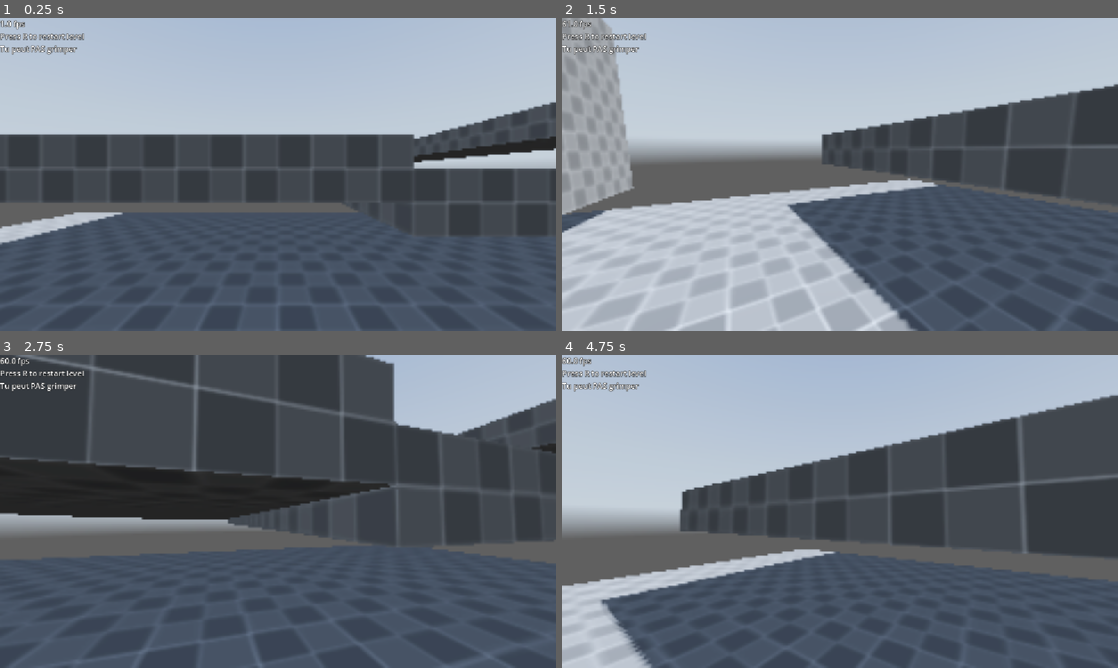
Above: before the commit, frames 1-4 (two rows, left to right).
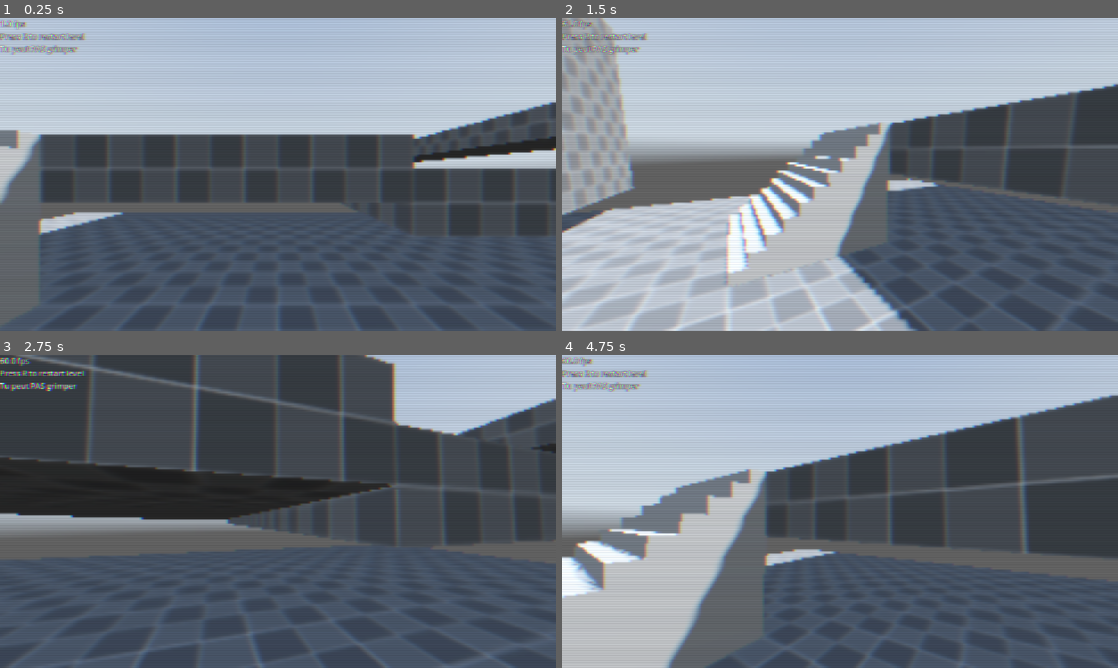
Above: after the commit, the same moments.

Repository: NitenOS/FirstPersonneTemplate
Game: Godot game, scene res://level.tscn
Same seed, same stepped clock (60 frames per second), same inputs: the game is played once before the commit and once after it. A sky picture missing from this copy of the repository is replaced by a grey-blue gradient.
Inputs (mouse positions are in pixels of both pictures, inside the frame that each line leads up to):
- Up to frame 1 (0.25 s): no input
- Up to frame 2 (1.5 s): tap R (restart_level) at 0.5, 1.25 s; move the mouse to (962, 158) at 0.52 s; hold E (lean_right) 0.53-1.28 s; hold Ctrl (crouch) 0.53-1.28 s; click (962, 158) at 0.67 s; tap Space (jump) at 0.77, 1.07 s; tap Shift (sprint) at 0.8, 1.35 s; move the mouse to (812, 174) at 1.27 s; hold W (move_forward) from 1.28 s (still down)
- Up to frame 3 (2.75 s): keep holding W (move_forward); tap Space (jump) at 1.52, 1.55, 1.82, 2.1 s; tap R (restart_level) at 2 s; move the mouse to (289, 505) at 2.02 s; hold Ctrl (crouch) from 2.03 s (still down)
- Up to frame 4 (4.75 s): keep holding W (move_forward); tap R (restart_level) at 2.75, 3.5, 4.25 s; move the mouse to (834, 517) at 2.77 s; release Ctrl (crouch) at 2.78 s; tap Ctrl (crouch) at 2.85, 4.35 s; tap Space (jump) at 3.02, 3.32, 3.77, 3.8, 4.07, 4.52 s; tap Shift (sprint) at 3.05 s; move the mouse to (878, 514) at 3.52 s; hold Shift (sprint) 3.53-4.28 s; move the mouse to (795, 508) at 4.27 s

The runs differ from the first frame. In frame 1, 3.9% of the frame differs, in the area x 0-100%, y 0-98%; in frame 2, 9.0%; in frame 3, 1.0%; in frame 4, 15%, in the area x 0-99%, y 0-100%.

Commit message:
Push escalier
- Ajout dans le code permetant la monté et déscente d'escalier et autre marche (code a clean dans le futur) après plusieurs façons de faire différente
- Ajout d'un shader CRT basique mais fonctionel

Diff:
--- /dev/null
+++ b/Node/CSGStairMaker3D.tscn
@@ -0,0 +1,64 @@
+[gd_scene load_steps=2 format=3 uid="uid://bak8ltrhbmlv5"]
+
+[sub_resource type="GDScript" id="GDScript_0eugj"]
+script/source = "@tool
+extends CSGBox3D
+
+@export var num_stairs : int = 10
+
+var _cur_num_stairs = -1
+var _cur_size : Vector3
+
+func make_stairs():
+	#if not Engine.is_editor_hint():
+		#return
+	#
+	num_stairs = clampi(num_stairs, 0, 999)
+
+	var stairs_poly = $StairsSubtractCSG#add_fresh_stairs_csg_poly()
+
+	var point_arr : PackedVector2Array = PackedVector2Array()
+	var step_height = self.size.y / num_stairs
+	var step_width = self.size.x / num_stairs
+
+	if num_stairs == 0:
+		# For 0 stairs make a ramp
+		point_arr.append(Vector2(self.size.x, self.size.y))
+		point_arr.append(Vector2(0, self.size.y))
+		point_arr.append(Vector2(0, 0))
+	else:
+		# Creating the points for the stairs polygon
+		for i in range(num_stairs - 1):
+			point_arr.append(Vector2(i * step_width, (i + 1) * step_height))
+			if i < num_stairs:
+				point_arr.append(Vector2((i + 1) * step_width, (i + 1) * step_height))
+
+		# Closing the polygon by adding the last two points
+		point_arr.append(Vector2(self.size.x - step_width, self.size.y))
+		point_arr.append(Vector2(0, self.size.y))
+
+	stairs_poly.polygon = point_arr
+
+	stairs_poly.depth = self.size.z
+
+	stairs_poly.position.z = self.size.z / 2.0
+	stairs_poly.position.y = -self.size.y / 2.0
+	stairs_poly.position.x = -self.size.x / 2.0
+
+	_cur_num_stairs = num_stairs
+	_cur_size = self.size
+
+# Called every frame. 'delta' is the elapsed time since the previous frame.
+func _process(_delta):
+	if _cur_num_stairs != num_stairs or _cur_size != self.size:
+		make_stairs()
+"
+
+[node name="CSGStairMaker3D" type="CSGBox3D"]
+script = SubResource("GDScript_0eugj")
+num_stairs = 4
+
+[node name="StairsSubtractCSG" type="CSGPolygon3D" parent="."]
+transform = Transform3D(1, 0, 0, 0, 1, 0, 0, 0, 1, -0.5, -0.5, 0.5)
+operation = 2
+polygon = PackedVector2Array(0, 0.25, 0.25, 0.25, 0.25, 0.5, 0.5, 0.5, 0.5, 0.75, 0.75, 0.75, 0.75, 1, 0, 1)
--- /dev/null
+++ b/Node/crtEffect.tscn
@@ -0,0 +1,24 @@
+[gd_scene load_steps=3 format=3 uid="uid://15ia4slaxyry"]
+
+[ext_resource type="Shader" uid="uid://dmx3v4jixnpp1" path="res://Shader/shaderCrtEffect.gdshader" id="1_b6tsf"]
+
+[sub_resource type="ShaderMaterial" id="ShaderMaterial_k7117"]
+shader = ExtResource("1_b6tsf")
+shader_parameter/scanline_color = Color(0, 0, 0, 1)
+shader_parameter/flicker_color = Color(0, 0, 0, 1)
+shader_parameter/scanlines_count = 10.0
+shader_parameter/scanlines_intensity = 0.05
+shader_parameter/flicker_speed = 30.0
+shader_parameter/flicker_intensity = 0.025
+shader_parameter/color_offset = 1.5
+shader_parameter/blur = 0.15
+
+[node name="CanvasLayer" type="CanvasLayer"]
+
+[node name="ColorRect" type="ColorRect" parent="."]
+material = SubResource("ShaderMaterial_k7117")
+anchors_preset = 15
+anchor_right = 1.0
+anchor_bottom = 1.0
+grow_horizontal = 2
+grow_vertical = 2
--- a/Node/player.tscn
+++ b/Node/player.tscn
@@ -98,7 +98,13 @@
 &"landing": SubResource("Animation_pdrn0")
 }
 
+[sub_resource type="SeparationRayShape3D" id="SeparationRayShape3D_0rnl3"]
+
+[sub_resource type="CylinderShape3D" id="CylinderShape3D_0rnl3"]
+height = 0.1
+
 [node name="CharacterBody3D" type="CharacterBody3D"]
+floor_snap_length = 0.0
 script = ExtResource("1_q6ses")
 
 [node name="CS_Standup" type="CollisionShape3D" parent="."]
@@ -138,3 +144,19 @@
 [node name="RC_Up_View" type="RayCast3D" parent="."]
 transform = Transform3D(1, 0, 0, 0, 1, 0, 0, 0, 1, 0, 3.2, 0)
 target_position = Vector3(0, 0, -1)
+
+[node name="CollisionShape3D" type="CollisionShape3D" parent="."]
+transform = Transform3D(1, 0, 0, 0, -4.371139e-08, -1, 0, 1, -4.371139e-08, 0.1780231, 1.0858505, -0.719074)
+shape = SubResource("SeparationRayShape3D_0rnl3")
+disabled = true
+
+[node name="SC_Stairs" type="ShapeCast3D" parent="."]
+transform = Transform3D(1, 0, 0, 0, 1, 0, 0, 0, 1, 0, 0.65, 0)
+shape = SubResource("CylinderShape3D_0rnl3")
+
+[node name="RC_Stairs_Ahead" type="RayCast3D" parent="."]
+transform = Transform3D(1, 0, 0, 0, 1, 0, 0, 0, 1, 0, 0.5519589, -0.75360924)
+target_position = Vector3(0, -0.55, 0)
+
+[node name="RC_Stairs_Below" type="RayCast3D" parent="."]
+target_position = Vector3(0, -0.75, 0)
--- a/Script/player.gd
+++ b/Script/player.gd
@@ -19,6 +19,17 @@
 
 @export var standupCamera : float = 1.7
 @export var crouchCamera : float = 1.2
+
+# General var
+var isGrounded : bool = false
+
+# Stairs moving component
+@onready var scStairs: ShapeCast3D = $SC_Stairs
+@onready var rcStairsAhead: RayCast3D = $RC_Stairs_Ahead
+@onready var rcStairsBelow: RayCast3D = $RC_Stairs_Below
+const MAX_STEP_HEIGHT = 0.5
+var snappedToStairsLastFrame : bool = false
+var lastFrameWasOnFloor : float = -INF
 
 # Speed var
 var currentSpeed : float = 5.0
@@ -67,7 +78,7 @@
 	var input_dir := Input.get_vector("move_left", "move_right", "move_forward", "move_backward")
 
 	# Add the gravity.
-	if not is_on_floor():
+	if not is_on_ground():
 		velocity += get_gravity() * delta
 
 	# Climb Logic
@@ -84,7 +95,7 @@
 		DebugLayer.debugText = str("Tu peut PAS grimper")
 
 	# Handle jump.
-	if Input.is_action_just_pressed("jump") and is_on_floor() and !canClimbing:
+	if Input.is_action_just_pressed("jump") and is_on_ground() and !canClimbing:
 		animationPlayer.play("jump")
 		velocity.y = JUMP_VELOCITY
 		isSliding = false
@@ -94,14 +105,14 @@
 
 		# States logic
 	# Crouch logic
-	if Input.is_action_pressed("crouch") and is_on_floor():
+	if Input.is_action_pressed("crouch") and is_on_ground():
 		currentSpeed = lerp(currentSpeed, CROUCH_SPEED, delta * lerpSpeed)
 		head.position.y = lerp(head.position.y, crouchCamera, delta*lerpSpeed)
 		csStandup.disabled = true
 		csCrouch.disabled = false
 
 		# Slide begin logic
-		if isSprinting and input_dir != Vector2.ZERO and is_on_floor():
+		if isSprinting and input_dir != Vector2.ZERO and is_on_ground():
 			isSliding = true
 			timerSlide.start()
 			slideVector = input_dir
@@ -109,7 +120,7 @@
 			pass
 
 		isWalking = false
-		if is_on_floor(): isSprinting = false
+		if is_on_ground(): isSprinting = false
 		isCrouching = true
 
 	# Sprint logic begin
@@ -124,7 +135,7 @@
 		isCrouching = false
 
 	# Walking logic
-	elif !Input.is_action_pressed("sprint") and !Input.is_action_pressed("crouch") and !rcUpCrouch.is_colliding() and is_on_floor():
+	elif !Input.is_action_pressed("sprint") and !Input.is_action_pressed("crouch") and !rcUpCrouch.is_colliding() and is_on_ground():
 		head.position.y = lerp(head.position.y, standupCamera, delta*lerpSpeed)
 		csStandup.disabled = false
 		csCrouch.disabled = true
@@ -152,7 +163,7 @@
 		headBobbingCurrentIntensity = HEAD_BOBBING_CROUCHING_INTENSITY
 		headBobbingIndex += HEAD_BOBBING_CROUCHING_SPEED * delta
 
-	if is_on_floor() and !isSliding and input_dir != Vector2.ZERO:
+	if is_on_ground() and !isSliding and input_dir != Vector2.ZERO:
 		headBobbingVector.y = sin(headBobbingIndex)
 		headBobbingVector.x = sin(headBobbingIndex/2) + 0.5
 
@@ -169,7 +180,7 @@
 	neck.rotation.z = lerp(neck.rotation.z, deg_to_rad(-22 * leanDirection), lerpSpeed * delta)
 
 	# Direction movement logic
-	if is_on_floor():
+	if is_on_ground():
 		direction = lerp(direction,(transform.basis * Vector3(input_dir.x, 0, input_dir.y)).normalized(), delta * lerpSpeed)
 	else:
 		if input_dir != Vector2.ZERO:
@@ -186,7 +197,38 @@
 		velocity.x = move_toward(velocity.x, 0, currentSpeed)
 		velocity.z = move_toward(velocity.z, 0, currentSpeed)
 
-	move_and_slide()
+	# Stairs logic v1
+	#scStairs.global_position.x = global_position.x + velocity.x * delta
+	#scStairs.global_position.z = global_position.z + velocity.z * delta
+	#
+	#if is_on_ground():
+		#scStairs.target_position.y = -1
+	#else:
+		#scStairs.target_position.y = -0.45
+		#
+	#var query = PhysicsShapeQueryParameters3D.new()
+	#query.exclude = [self]
+	#query.shape = scStairs.shape
+	#query.transform = scStairs.global_transform
+	#var result = get_world_3d().direct_space_state.intersect_shape(query, 1)
+	#if !result:
+		#scStairs.force_shapecast_update()
+	#DebugLayer.debugText = str(bool(!result)) + str("\r")
+	#
+	#if scStairs.is_colliding() and velocity.y <= 0.0 and !result:
+		#global_position.y = scStairs.get_collision_point(0).y
+		#velocity.y = 0.0
+		#isGrounded = true
+	#else:
+		#isGrounded = false
+
+
+	# Stairs logic v2
+	if is_on_floor(): lastFrameWasOnFloor = Engine.get_physics_frames()
+
+	if not _snap_up_stairs_check(delta):
+		move_and_slide()
+		_snap_down_to_stairs_check()
 
 func _input(event: InputEvent) -> void:
 
@@ -207,6 +249,58 @@
 		pass
 	pass
 
+# Réecriture de la fonction "is_on_floor()" pour pouvoir définir manuellement quand le personnage est au sol
+func is_on_ground() -> bool:
+	return isGrounded or is_on_floor()
+
+# Check si l'angle du sol est plus grand ou non que la limite fixé
+func is_surface_too_steep(normal : Vector3) -> bool:
+	return normal.angle_to(Vector3.UP) > self.floor_max_angle
+
+func _run_body_test_motion(from: Transform3D, motion: Vector3, result = null) -> bool:
+	if not result: result = PhysicsTestMotionResult3D.new()
+	var params = PhysicsTestMotionParameters3D.new()
+	params.from = from
+	params.motion = motion
+	return PhysicsServer3D.body_test_motion(self.get_rid(), params, result)
+
+# Test le déplacement du joueur puis le déplace (-verticalement) si une plateforme (floor) est présente
+func _snap_down_to_stairs_check() -> void:
+	var didSnap : bool = false
+	var wasOnFloorLastFrame : bool = Engine.get_physics_frames() - lastFrameWasOnFloor == 1
+	var floorBelow : bool = rcStairsBelow.is_colliding() and not is_surface_too_steep(rcStairsBelow.get_collision_normal())
+	if not is_on_floor() and velocity.y <= 0.0 and (wasOnFloorLastFrame or snappedToStairsLastFrame) and floorBelow:
+		var bodyTestResult = PhysicsTestMotionResult3D.new()
+		if _run_body_test_motion(self.global_transform, Vector3(0, -MAX_STEP_HEIGHT, 0), bodyTestResult):
+			var translateY = bodyTestResult.get_travel().y
+			self.position.y += translateY
+			apply_floor_snap()
+			didSnap = true
+	snappedToStairsLastFrame = didSnap
+
+func _snap_up_stairs_check(delta) -> bool:
+	if not is_on_floor() and not snappedToStairsLastFrame : return false
+	var expectedMoveMotion : Vector3 = self.velocity * Vector3(1, 0, 1) * delta
+	var stepPosWithClearance : Transform3D = self.global_transform.translated(expectedMoveMotion + Vector3(0, MAX_STEP_HEIGHT * 2, 0))
+
+	var downCheckResult = PhysicsTestMotionResult3D.new()
+	var cnd1 : bool = _run_body_test_motion(stepPosWithClearance, Vector3(0, -MAX_STEP_HEIGHT * 2, 0), downCheckResult)
+	if downCheckResult.get_collision_count() == 0: return false #Juste une vérification pour être certain qu'une collision à bien eu lieu
+	var cnd2 : bool = downCheckResult.get_collider().is_class("StaticBody3D") or downCheckResult.get_collider().is_class("CSGShape3D") or downCheckResult.get_collider().is_class("CSGBox3D")
+	if cnd1 and cnd2:
+		var stepHeight : float = ((stepPosWithClearance.origin + downCheckResult.get_travel()) - self.global_position).y
+
+		if stepHeight > MAX_STEP_HEIGHT or stepHeight <= 0.01 or (downCheckResult.get_collision_point() - self.global_position).y > MAX_STEP_HEIGHT : return false
+		rcStairsAhead.global_position = downCheckResult.get_collision_point() + Vector3(0, MAX_STEP_HEIGHT, 0) + expectedMoveMotion.normalized() * 0.1
+		rcStairsAhead.force_raycast_update()
+		if rcStairsAhead.is_colliding() and not is_surface_too_steep(rcStairsAhead.get_collision_normal()):
+			self.global_position = stepPosWithClearance.origin + downCheckResult.get_travel()
+			apply_floor_snap()
+			snappedToStairsLastFrame = true
+			return true
+	return false
+
+# Crée une animation d'escalade et déplace le joueur au point "placeToClimb"
 func _climb_animation(placeToClimb : Vector3) -> void:
 	isClimbing = true
 
--- /dev/null
+++ b/Shader/shaderCrtEffect.gdshader
@@ -0,0 +1,32 @@
+shader_type canvas_item;
+uniform sampler2D ST : hint_screen_texture, filter_linear_mipmap_anisotropic;
+uniform vec4 scanline_color : source_color = vec4(0, 0, 0, 1);
+uniform vec4 flicker_color : source_color = vec4(0, 0, 0, 1);
+uniform float scanlines_count = 10.0;
+uniform float scanlines_intensity = 0.05;
+uniform float flicker_speed = 30.0;
+uniform float flicker_intensity : hint_range(0.0, 1.0, 0.001) = 0.025;
+uniform float color_offset = 1.5;
+uniform float blur = 0.15;
+
+void fragment() {
+	vec2 pixel_size = 1.0 / vec2(textureSize(ST, 0));
+	float offset = color_offset * pixel_size.x;
+
+	// chromatic aberration
+	float channel_r = textureLod(ST, SCREEN_UV + vec2(offset, 0.0), blur).r;
+	float channel_g = textureLod(ST, SCREEN_UV, blur).g;
+	float channel_b = textureLod(ST, SCREEN_UV + vec2(-offset, 0.0), blur).b;
+	vec4 aberrate = vec4(channel_r, channel_g, channel_b, 1.0);
+
+	// scanline flicker
+	//float mix_value = sin((UV.y - (TIME * flicker_speed)) * 10.0) * flicker_intensity;
+	float mix_value = 0.0;
+	vec4 flicker = mix(aberrate, flicker_color, mix_value);
+
+	// scanlines
+	float scanlines = sin(FRAGCOORD.y * scanlines_count) * scanlines_intensity;
+	vec4 final = mix(flicker, scanline_color, scanlines);
+
+	COLOR = final;
+}
--- a/level.tscn
+++ b/level.tscn
@@ -1,8 +1,9 @@
-[gd_scene load_steps=9 format=3 uid="uid://bopp7dfmorl7m"]
+[gd_scene load_steps=10 format=3 uid="uid://bopp7dfmorl7m"]
 
 [ext_resource type="PackedScene" uid="uid://c7gynwqu2m76k" path="res://Node/player.tscn" id="1_u52ul"]
 [ext_resource type="Texture2D" uid="uid://c46p4bp1688k4" path="res://Placeholder/Skybox/hdris/kloofendal_48d_partly_cloudy_puresky_2k.hdr" id="2_vonw3"]
 [ext_resource type="Texture2D" uid="uid://bx5luk3qpxpi8" path="res://Placeholder/Grid/512x512/Gray/Prototype_Grid_Gray_08-512x512.png" id="3_oi3di"]
+[ext_resource type="PackedScene" uid="uid://bak8ltrhbmlv5" path="res://Node/CSGStairMaker3D.tscn" id="4_0b4ue"]
 
 [sub_resource type="PanoramaSkyMaterial" id="PanoramaSkyMaterial_oi3di"]
 panorama = ExtResource("2_vonw3")
@@ -129,3 +130,26 @@
 use_collision = true
 size = Vector3(1, 17, 3.5)
 material = SubResource("StandardMaterial3D_oi3di")
+
+[node name="CSGStairMaker3D" parent="Stage" instance=ExtResource("4_0b4ue")]
+transform = Transform3D(-4.371139e-08, 0, 1, 0, 1, 0, -1, 0, -4.371139e-08, 1, 4.004964, -20.9166)
+use_collision = true
+size = Vector3(3, 2, 3)
+
+[node name="CSGStairMaker3D2" parent="Stage" instance=ExtResource("4_0b4ue")]
+transform = Transform3D(-4.371139e-08, 0, 1, 0, 1, 0, -1, 0, -4.371139e-08, -2, 4.004964, -20.9166)
+use_collision = true
+size = Vector3(3, 2, 3)
+num_stairs = 5
+
+[node name="CSGStairMaker3D3" parent="Stage" instance=ExtResource("4_0b4ue")]
+transform = Transform3D(-4.371139e-08, 0, 1, 0, 1, 0, -1, 0, -4.371139e-08, -5, 4.004964, -20.9166)
+use_collision = true
+size = Vector3(3, 2, 3)
+num_stairs = 11
+
+[node name="CSGStairMaker3D4" parent="Stage" instance=ExtResource("4_0b4ue")]
+transform = Transform3D(-4.371139e-08, 0, 1, 0, 1, 0, -1, 0, -4.371139e-08, -5, 1.7447205, -1.5)
+use_collision = true
+size = Vector3(3, 2.5, 3)
+num_stairs = 11
--- a/project.godot
+++ b/project.godot
@@ -18,6 +18,7 @@
 [autoload]
 
 DebugLayer="*res://Node/debugLayer.tscn"
+CrtEffect="*res://Node/crtEffect.tscn"
 
 [display]
 
Not shown: 1 places in Node/player.tscn that only renumber resources
Not shown, added: Shader/shaderCrtEffect.gdshader.uid
Not shown, changed: export_presets.cfg
